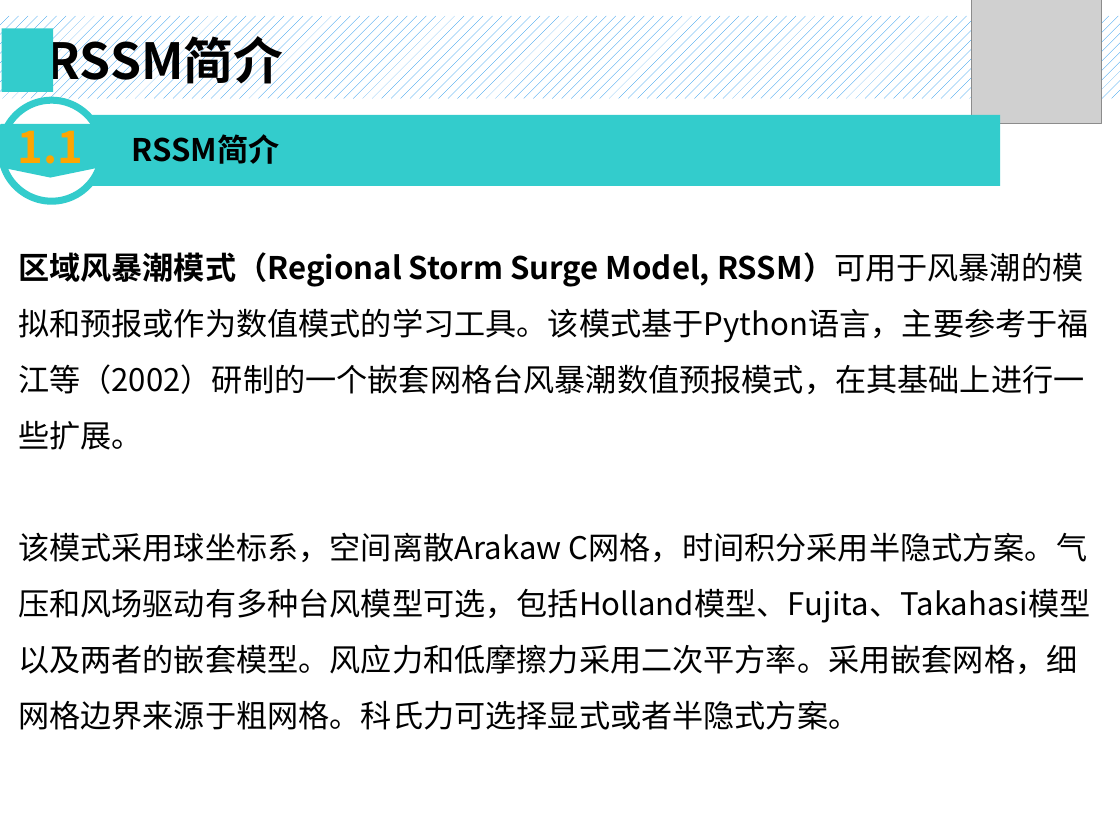
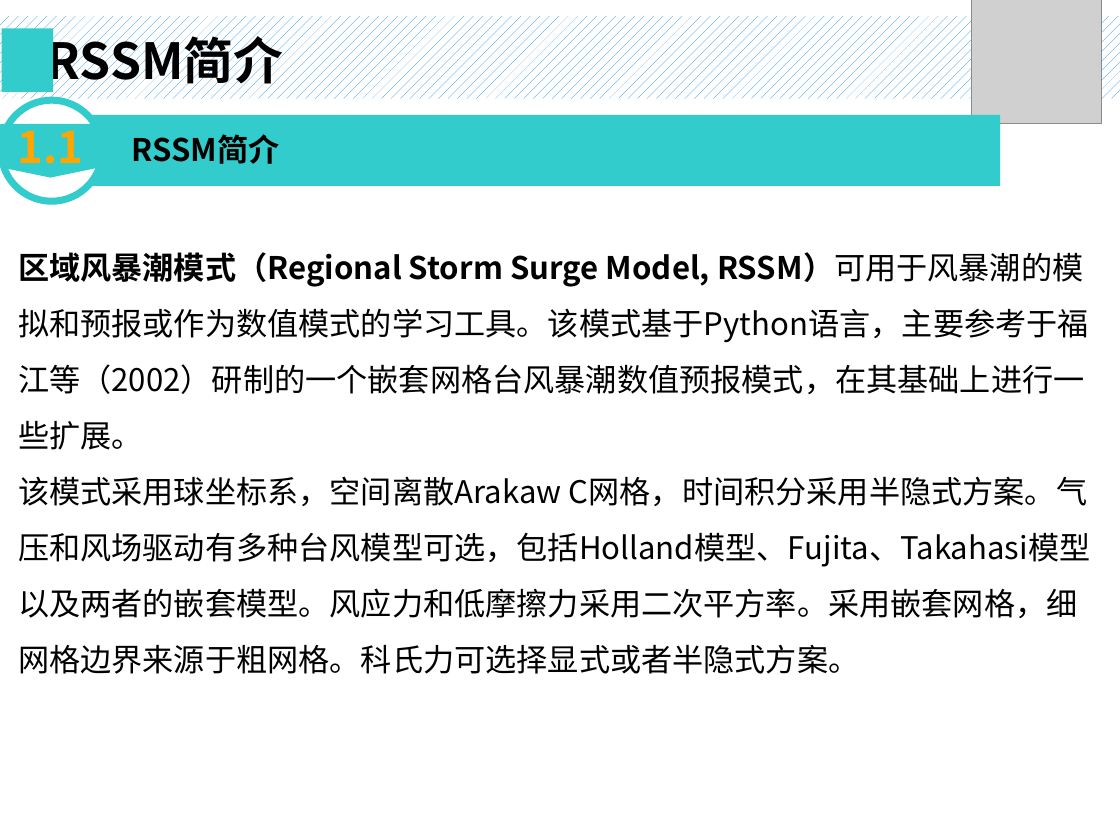
Before and after one commit to islandowner95/RSSM, a slide deck: slide 4 of doc/RSSM_V1.0_Introduction.pptx (slide 3 before the commit). Drawn at 1120x840 pixels with LibreOffice and Linux fonts; fonts in the diff are those of the drawing; grey boxes stand for pictures. Boxes give left, top, right and bottom in pixels: in the first picture for what was removed or moved away, otherwise in the second. Text is boxed around its words. In the diff, an @@ line names an element or a change of style, - is before the commit and + after.

```diff
--- a/doc/RSSM_V1.0_Introduction.pptx
+++ b/doc/RSSM_V1.0_Introduction.pptx
@@ text "区域风暴潮模式（Regional Storm Surge Model, RSSM）可用于风暴潮的模拟和预报或作为数值模式 ..." rewrapped from [18,252,1090,730] to [18,252,1090,674] @@
```
Also in this commit, not shown: 12 other slides changed, 8 slides added.
